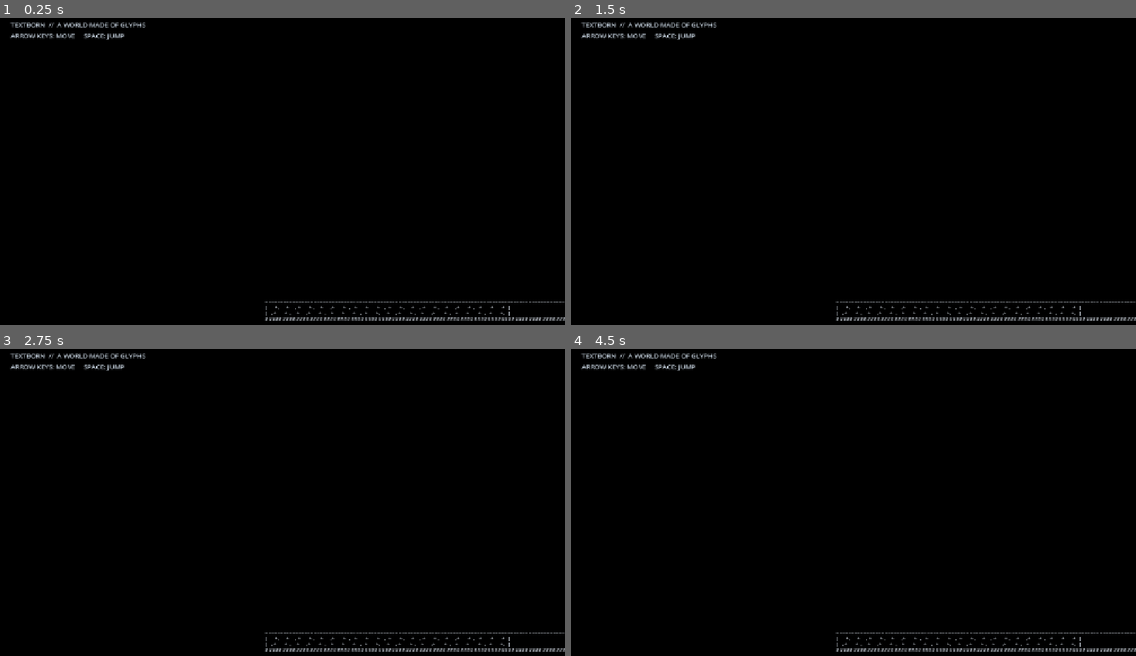
Above: before the commit, frames 1-4 (two rows, left to right).
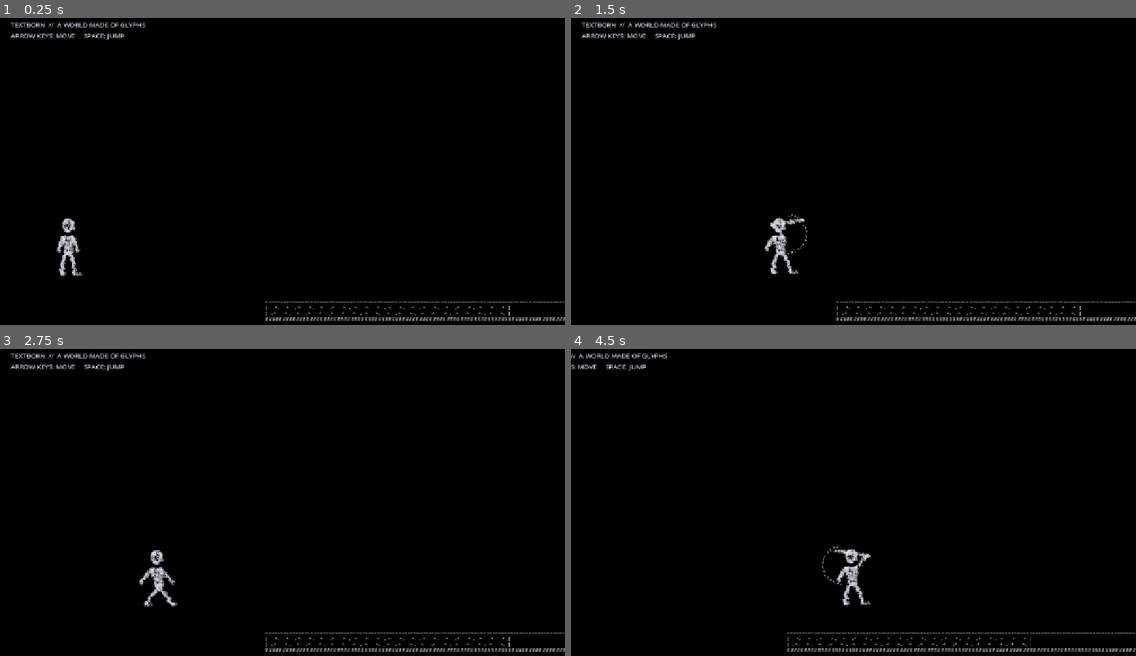
Above: after the commit, the same moments.

Repository: rifatsidik/textborn
Game: Godot game, scene res://scenes/main.tscn
The game is run twice, just before and just after one commit, with the same random seed, the same clock (stepped at 60 frames per second) and the same inputs.
Inputs:
- Up to frame 1 (0.25 s): no input
- Up to frame 2 (1.5 s): tap Enter (ui_accept) at 0.5, 0.77 s; hold Shift 0.53-1.28 s; hold Right (ui_right) from 0.53 s (still down); tap X at 1.35 s
- Up to frame 3 (2.75 s): tap Enter (ui_accept) at 1.52 s; release Right (ui_right) at 2.03 s; hold Left (ui_left) from 2.03 s (still down); hold Shift from 2.03 s (still down)
- Up to frame 4 (4.5 s): release Left (ui_left) at 2.78 s; release Shift at 2.78 s; hold Right (ui_right) 2.78-4.28 s; tap X at 2.85, 4.35 s; tap Enter (ui_accept) at 3.02, 3.77 s; hold Shift 3.53-4.28 s; hold Left (ui_left) from 4.28 s (still down)

The runs differ from the first frame. In frame 1, 0.4% of the frame differs, in the area x 10-15%, y 65-85%; in frame 2, 0.5%; in frame 3, 0.4%; in frame 4, 2.0%, in the area x 0-100%, y 1-99%.
Error before the commit: Parse Error: Cannot infer the type of "glyph" variable because the value doesn't have a set type. (res://scripts/player.gd:218)

Commit message:
Fix glyph string type inference

Diff:
--- a/scripts/player.gd
+++ b/scripts/player.gd
@@ -215,7 +215,7 @@
             sin(float(i * 7 + seed)) * 2.0,
             cos(float(i * 11 + seed)) * 2.0
         )
-        var glyph := GLYPHS[posmod(i * 7 + seed, GLYPHS.size())]
+        var glyph: String = str(GLYPHS[posmod(i * 7 + seed, GLYPHS.size())])
         _glyph_text(p + offset, glyph, ink, seed + i)
 
 func _glyph_ellipse(center: Vector2, radius: Vector2, count: int, ink: Color, seed: int) -> void:
